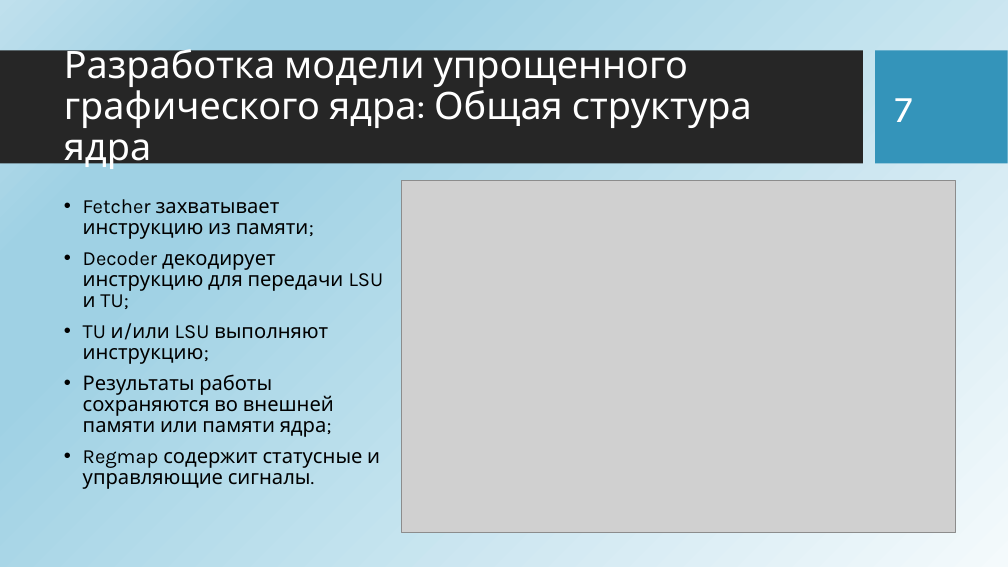
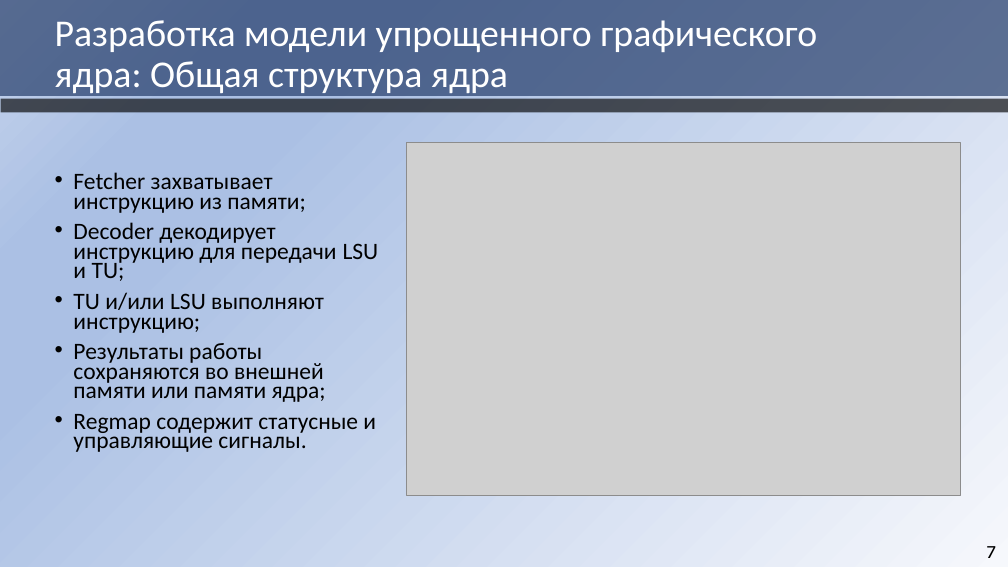
Before and after one commit to HaMeNopeDiot/hardware_gpu, a slide deck: slide 7 of docs/starukhin_dissertation/magister_pres.pptx. Drawn at 1008x567 pixels with LibreOffice and Linux fonts; fonts in the diff are those of the drawing; grey boxes stand for pictures; background and template pictures are left out. Boxes give left, top, right and bottom in pixels: in the first picture for what was removed or moved away, otherwise in the second. Text is boxed around its words. In the diff, an @@ line names an element or a change of style, - is before the commit and + after.

```diff
--- a/docs/starukhin_dissertation/magister_pres.pptx
+++ b/docs/starukhin_dissertation/magister_pres.pptx
@@ background picture (left out) to gradient #F6F8FC to #ABC0E4 to #C7D5ED @@
@@ rectangle added at [0, 0, 1008, 96], fill #1A3260 at 65% opacity @@
@@ title "Разработка модели упрощенного графического ядра: ...": place and size @@
-title "Разработка модели упрощенного графического ядра: ..." at [64, 43, 752, 170]
+title "Разработка модели упрощенного графического ядра: ..." at [55, 20, 817, 93]
@@ title "Разработка модели упрощенного графического ядра: ..." at [55, 20, 817, 93]: font Karla to Calibri @@
@@ rectangle removed at [0, 51, 863, 164] @@
@@ rectangle removed at [876, 51, 1008, 164] @@
@@ rectangle added at [1, 98, 1008, 112], fill #000000 at 65% opacity @@
@@ picture: place and size @@
-picture at [402, 180, 956, 532]
+picture at [406, 142, 960, 495]
@@ text "Fetcher захватывает инструкцию из памяти;": place and size @@
-text "Fetcher захватывает инструкцию из памяти;" at [83, 199, 384, 489]
+text "Fetcher захватывает инструкцию из памяти;" at [73, 172, 379, 452]
@@ text "Fetcher захватывает инструкцию из памяти;" at [73, 172, 379, 452]: size 19.2 to 22.4 pt, font Karla to Calibri; line spacing 0.86 to 0.7 @@
@@ page number: place and size @@
-page number at [895, 98, 913, 122]
+page number at [987, 546, 996, 558]
@@ page number at [987, 546, 996, 558]: size 36 to 18 pt, text colour #FFFFFF to #000000; alignment left to right @@
```
Also in this commit, not shown: 14 other slides changed, 2 other files.
